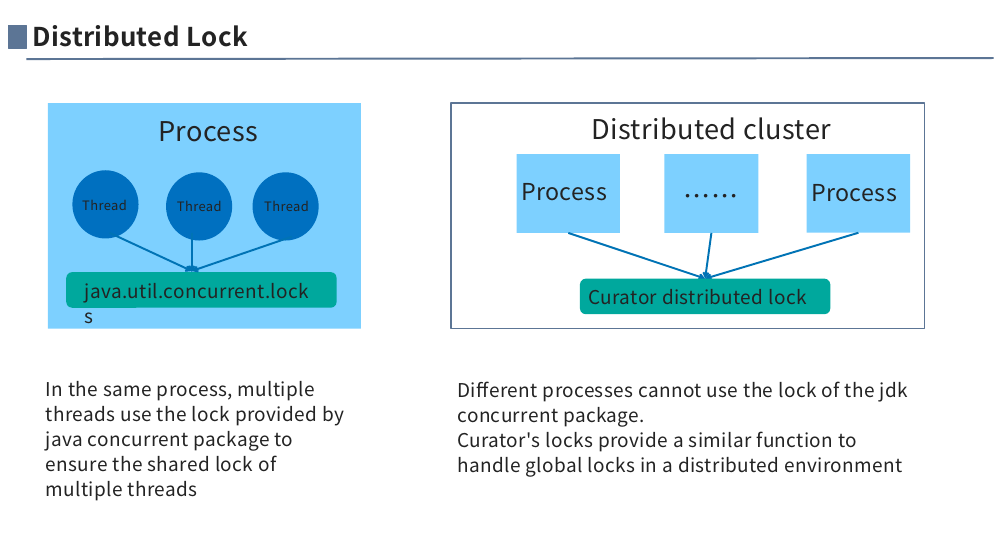
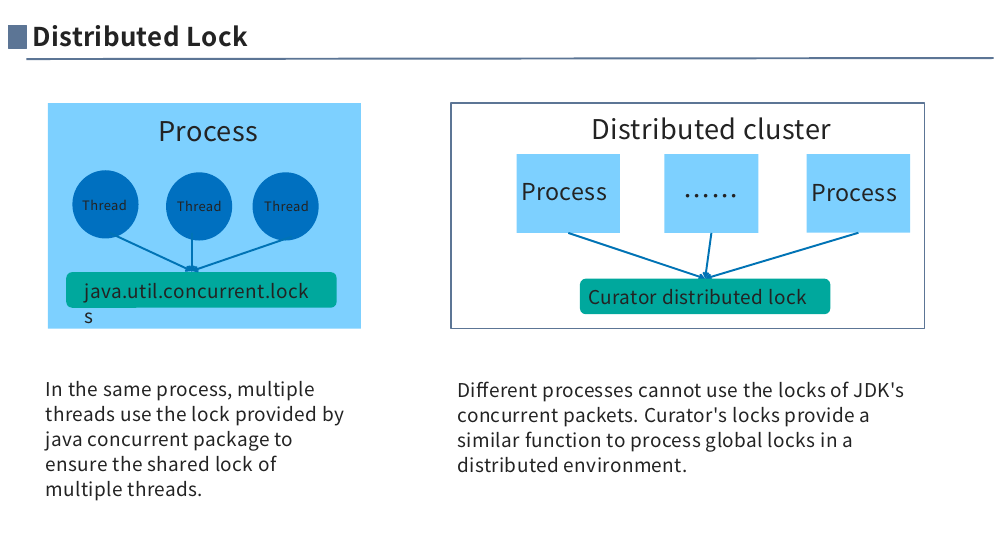
Before and after one commit to anigkus/anigkus.github.io, a slide deck: slide 19 of docs/assets/images/curator-internal-implementation-mechanism/Curator internal implementation mechanism-Anigkus.pptx. Drawn at 1008x550 pixels with LibreOffice and Linux fonts; fonts in the diff are those of the drawing. Boxes give left, top, right and bottom in pixels: in the first picture for what was removed or moved away, otherwise in the second. Text is boxed around its words. In the diff, an @@ line names an element or a change of style, - is before the commit and + after.

```diff
--- a/docs/assets/images/curator-internal-implementation-mechanism/Curator internal implementation mechanism-Anigkus.pptx
+++ b/docs/assets/images/curator-internal-implementation-mechanism/Curator internal implementation mechanism-Anigkus.pptx
@@ text at [46, 381, 344, 501]: text changed @@
-In the same process, multiple threads use the lock provided by java concurrent package to ensure the shared lock of multiple threads
+In the same process, multiple threads use the lock provided by java concurrent package to ensure the shared lock of multiple threads.
@@ text at [458, 381, 904, 473]: text changed @@
-Different processes cannot use the lock of the jdk concurrent package.
-Curator's locks provide a similar function to handle global locks in a distributed environment
+Different processes cannot use the locks of JDK's concurrent packets. Curator's locks provide a similar function to process global locks in a distributed environment.
```
Also in this commit, not shown: 12 other slides changed, 2 slides added, 13 other files.
